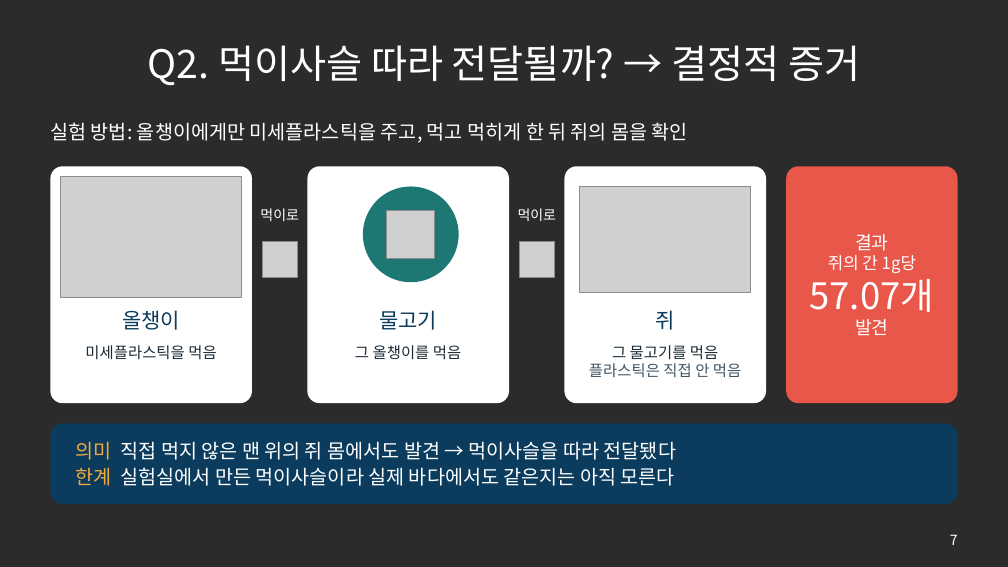
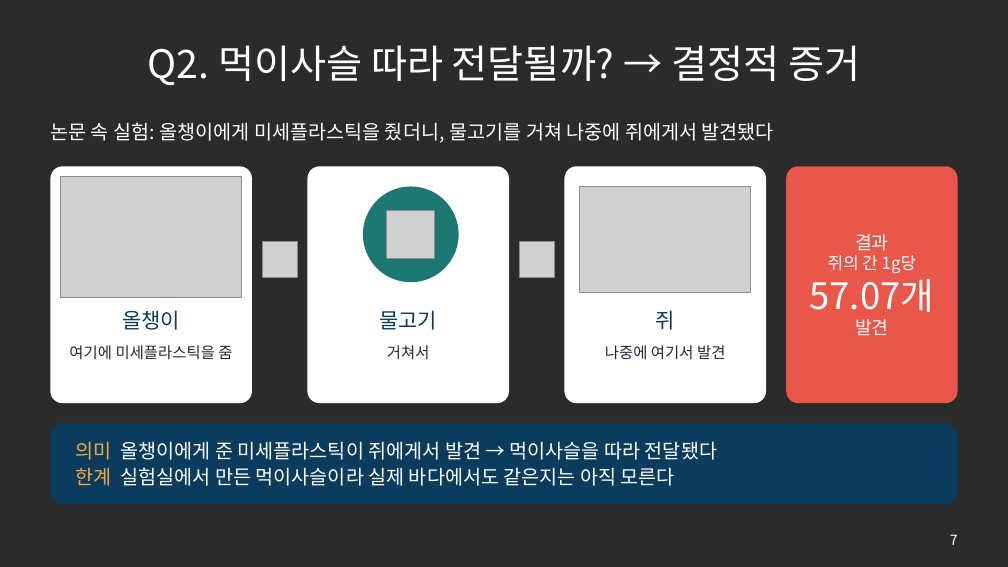
Before and after one commit to packsunjin/Graph, a slide deck: slide 7 of reports/미세플라스틱_발표_10605_박선진.pptx. Drawn at 1008x567 pixels with LibreOffice and Linux fonts; fonts in the diff are those of the drawing; grey boxes stand for pictures; background and template pictures are left out; a plain dark background stands for a picture behind light text. Boxes give left, top, right and bottom in pixels: in the first picture for what was removed or moved away, otherwise in the second. Text is boxed around its words. In the diff, an @@ line names an element or a change of style, - is before the commit and + after.

```diff
--- a/reports/미세플라스틱_발표_10605_박선진.pptx
+++ b/reports/미세플라스틱_발표_10605_박선진.pptx
@@ text at (50, 122, 774, 143): text changed @@
-실험 방법: 올챙이에게만 미세플라스틱을 주고, 먹고 먹히게 한 뒤 쥐의 몸을 확인
+논문 속 실험: 올챙이에게 미세플라스틱을 줬더니, 물고기를 거쳐 나중에 쥐에게서 발견됐다
@@ text removed at (260, 208, 299, 221) @@
-먹이로
@@ text removed at (518, 208, 557, 221) @@
-먹이로
@@ text at (69, 345, 232, 360): text changed @@
-미세플라스틱을 먹음
+여기에 미세플라스틱을 줌
@@ text at (387, 345, 430, 360): text changed @@
-그 올챙이를 먹음
+거쳐서
@@ text at (605, 345, 725, 360): text changed; text colour #3E5566 to #1B2A36 @@
-그 물고기를 먹음
-플라스틱은 직접 안 먹음
+나중에 여기서 발견
@@ text at (76, 441, 717, 460): text changed @@
-의미 직접 먹지 않은 맨 위의 쥐 몸에서도 발견 → 먹이사슬을 따라 전달됐다
+의미 올챙이에게 준 미세플라스틱이 쥐에게서 발견 → 먹이사슬을 따라 전달됐다
```
Also in this commit, not shown: 1 other file.
